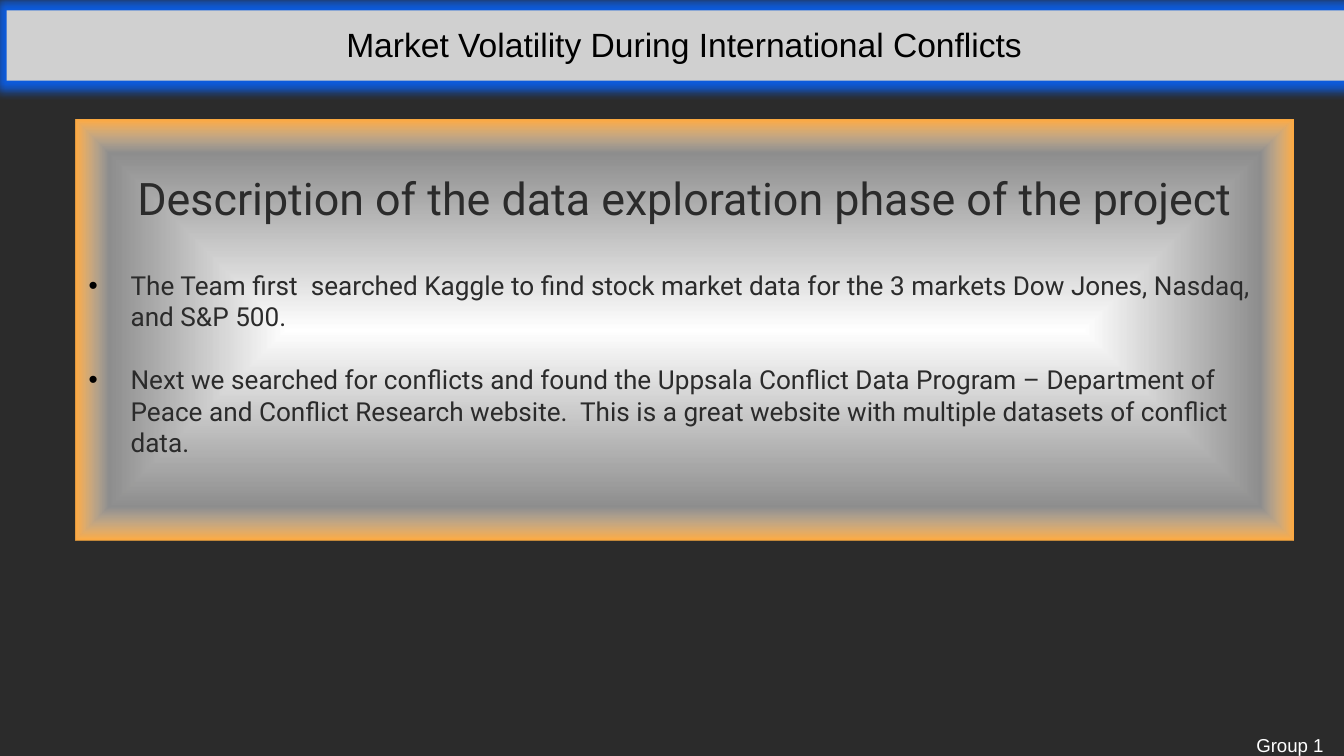
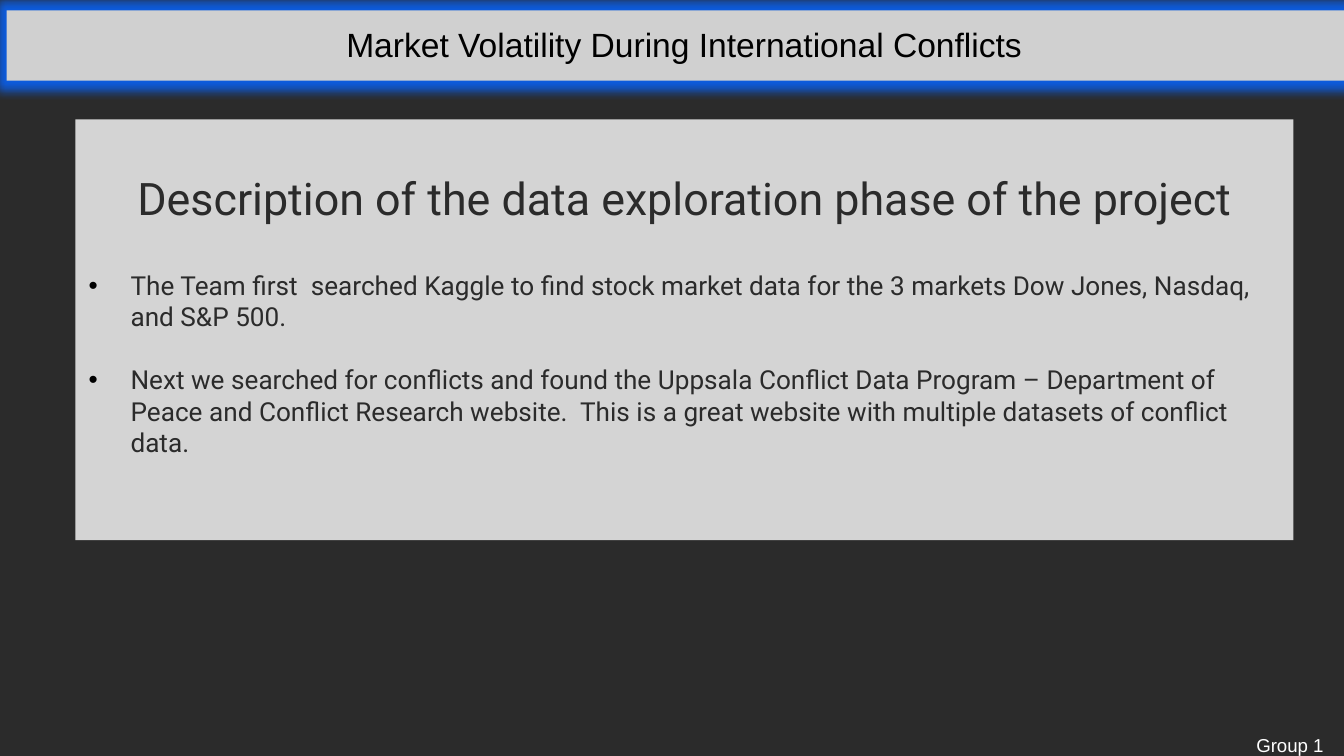
Before and after one commit to THeath15/Team1--Project, a slide deck: slide 4 of Group1 presentation revised 3.pptx (slide 5 before the commit). Drawn at 1344x756 pixels with LibreOffice and Linux fonts; fonts in the diff are those of the drawing; grey boxes stand for pictures; background and template pictures are left out; a plain dark background stands for a picture behind light text. Boxes give left, top, right and bottom in pixels: in the first picture for what was removed or moved away, otherwise in the second. Text is boxed around its words. In the diff, an @@ line names an element or a change of style, - is before the commit and + after.

```diff
--- a/Group1 presentation revised 3.pptx
+++ b/Group1 presentation revised 3.pptx
@@ rectangle "Description of the data exploration ..." at <box>75,120,1293,540</box>: fill gradient #FFFFFF to #FFAB40 to #FFFFFF at 80% opacity @@
```
Also in this commit, not shown: 11 other slides changed.
